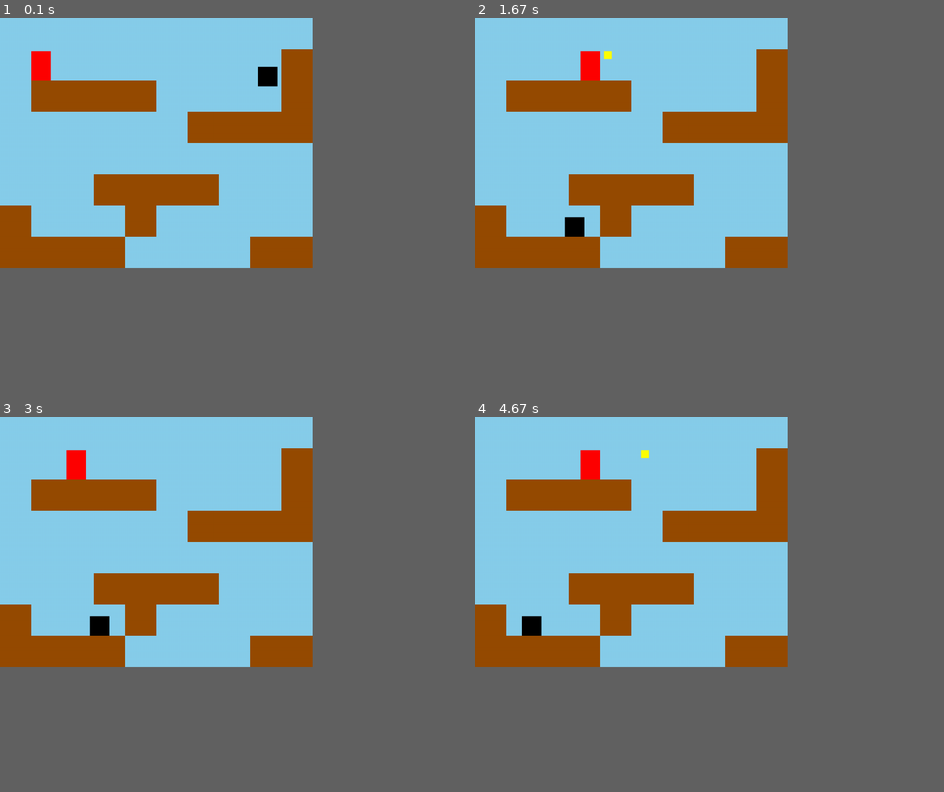
Above: before the commit, frames 1-4 (two rows, left to right).
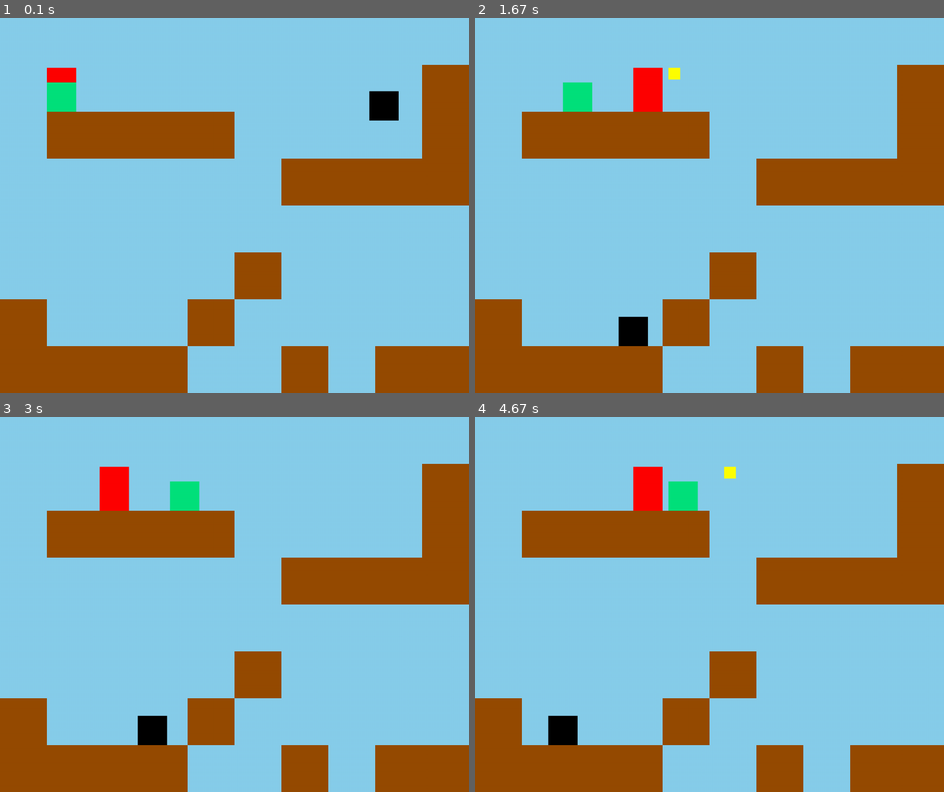
Above: after the commit, the same moments.

Repository: johnsonminzIdc/pygame_platformer
Game: pygame game, started from main.py
Two runs of this game, one before a commit and one after it. Both use one fixed random seed, a clock stepped at 60 frames per second and the inputs below.
Inputs:
- Up to frame 1 (0.1 s): no input
- Up to frame 2 (1.67 s): tap V at 0.33, 1.65 s; hold Right 0.67-1.13 s; hold Up 1.17-1.47 s; hold Right from 1.5 s (still down)
- Up to frame 3 (3 s): release Right at 1.97 s; hold Left 2-2.53 s; hold Down 2.57-2.87 s; hold Left from 2.9 s (still down)
- Up to frame 4 (4.67 s): tap V at 3.05, 4.55 s; release Left at 3.3 s; hold Up 3.33-3.7 s; hold Right 3.73-4.37 s; hold Down from 4.4 s (still down)
In our replay, the window is 600x480 before the commit and 900x720 after it. These sizes can differ from the game's own. Grey fills any space a smaller window leaves; there, only what the larger window draws over its background counts as a difference.

The runs differ from the first frame. In frame 1, 54% of the frame differs, in the area x 0-100%, y 0-100%; in frame 2, 54%; in frame 3, 54%; in frame 4, 55%.

Commit message:
added enmy who can patrol

Diff:
--- a/enemy.py
+++ b/enemy.py
@@ -2,8 +2,8 @@
 import settings
 import pygame
 
-class Enemy(Entity):
-    def __init__(self,	pos_x,pos_y,width,height,speed):
+class Enemy1(Entity):
+    def __init__(self,pos_x,pos_y,width,height,speed):
         super().__init__(pos_x,pos_y,width,height)
         self.facing=1
         self.direction=1 #can be 1,-1
@@ -11,17 +11,6 @@
 
     #i want to create a logic where enemy is spawn at x,y and moves in -x direction , if it collide in x axis it changes it direction
         # or bounding window
-    #overridding method check collision x
-    #def check_collision_x(self,lst):
-    #    for items in lst:
-    #        check_Rect=pygame.Rect(items)
-    #        if self.Rect.colliderect(check_Rect):
-    #            self.direction *= -1
-    ##            if self.Rect.centerx<check_Rect.centerx:
-    #                self.Rect.right=check_Rect.left
-    #            else:
-    #                self.Rect.left = check_Rect.right
-    #def update(self,lst,direction,gravity,speed_x):
 
     def check_collision_x(self,lst):
         old_x=self.Rect.x
@@ -36,3 +25,45 @@
         self.check_collision_x(lst)
         self.apply_gravity(settings.GRAVITY)
         self.check_collision_y(lst)
+
+class Enemy2(Entity):
+    def __init__(self,pos_x,pos_y,width,height,speed):
+        super().__init__(pos_x,pos_y,width,height)
+        self.facing=1
+        self.direction=1
+        self.speed=speed
+
+    def check_collision_x(self,lst):
+        old_x=self.Rect.x
+        super().check_collision_x(lst)
+        if old_x != self.Rect.x:  #collsion x has happen
+            self.direction *= -1
+            self.facing=self.direction
+
+    def check_cliff(self,lst):
+        if self.facing < 0:
+            sensor_x=self.Rect.left-1
+        else:
+            sensor_x=self.Rect.right
+        found_ground=False
+        sensor_Rect=pygame.Rect(sensor_x,self.Rect.bottom+1,1,1)
+
+        for item in lst:
+            floor_Rect=pygame.Rect(item)
+            if sensor_Rect.colliderect(floor_Rect):
+                found_ground= True
+                break
+        if not found_ground:
+            self.direction *= -1
+            self.facing=self.direction
+
+
+
+
+    def update(self,lst):
+              self.on_the_ground=False
+              self.move_x(self.direction,self.speed)
+              self.check_collision_x(lst)
+              self.check_cliff(lst)
+              self.apply_gravity(settings.GRAVITY)
+              self.check_collision_y(lst)
--- a/main.py
+++ b/main.py
@@ -3,7 +3,8 @@
 import world
 import sys
 import ip_handle
-from enemy import Enemy
+from enemy import Enemy1
+from enemy import Enemy2
 from ctr import Character
 
 
@@ -20,8 +21,9 @@
 player=Character(16,16,settings.PLAYER_WIDTH,settings.PLAYER_HIGHT)
 tile_lst=world.get_tile_rects(settings.LEVEL_MAP)
 player_bullet=[]
-enemy1=Enemy(120,16,10,10,2)
 
+enemy1=Enemy1(120,16,settings.ENEMY_WIDTH,settings.ENEMY_HIGHT,settings.ENEMY_SPEED)
+enemy2=Enemy2(16,16,settings.ENEMY_WIDTH,settings.ENEMY_HIGHT,settings.ENEMY_SPEED)
 
 while True:
     event_list=pygame.event.get()
@@ -39,6 +41,7 @@
     #print(player.facing)
     #3)#Resolve collision (did they hit a wall? did enemy touch the player?)
     enemy1.update(tile_lst)
+    enemy2.update(tile_lst)
     for bullet in player_bullet:
         bullet.update(tile_lst)
 
@@ -54,6 +57,7 @@
 
     player.draw(canvas,settings.RED)
     enemy1.draw(canvas,(0,0,0))
+    enemy2.draw(canvas,(0,225,125))
     for bullet in player_bullet:
         bullet.draw(canvas)
     scaled_canvas=pygame.transform.scale_by(canvas,settings.SCALE)
--- a/settings.py
+++ b/settings.py
@@ -1,5 +1,5 @@
 TILE_SIZE=16
-SCALE=4
+SCALE=6
 WIDTH=160
 HEIGHT=128
 PLAYER_WIDTH=10
@@ -8,7 +8,10 @@
 PLAYER_SPEED_Y=2
 BULLET_SPEED=3
 BULLET_SIZE=4
-JUMP_SPEED=8
+ENEMY_SPEED=1
+ENEMY_WIDTH=10
+ENEMY_HIGHT=10
+JUMP_SPEED=6
 GRAVITY=.5
 BLUE=(150 ,75,0)
 BROWN=(135,206,235)
@@ -22,7 +25,7 @@
     [0,1,1,1,1,0,0,0,0,1],
     [0,0,0,0,0,0,1,1,1,1],
     [0,0,0,0,0,0,0,0,0,0],
-    [0,0,0,1,1,1,1,0,0,0],
+    [0,0,0,0,0,1,0,0,0,0],
     [1,0,0,0,1,0,0,0,0,0],
-    [1,1,1,1,0,0,0,0,1,1],
+    [1,1,1,1,0,0,1,0,1,1],
     ]
